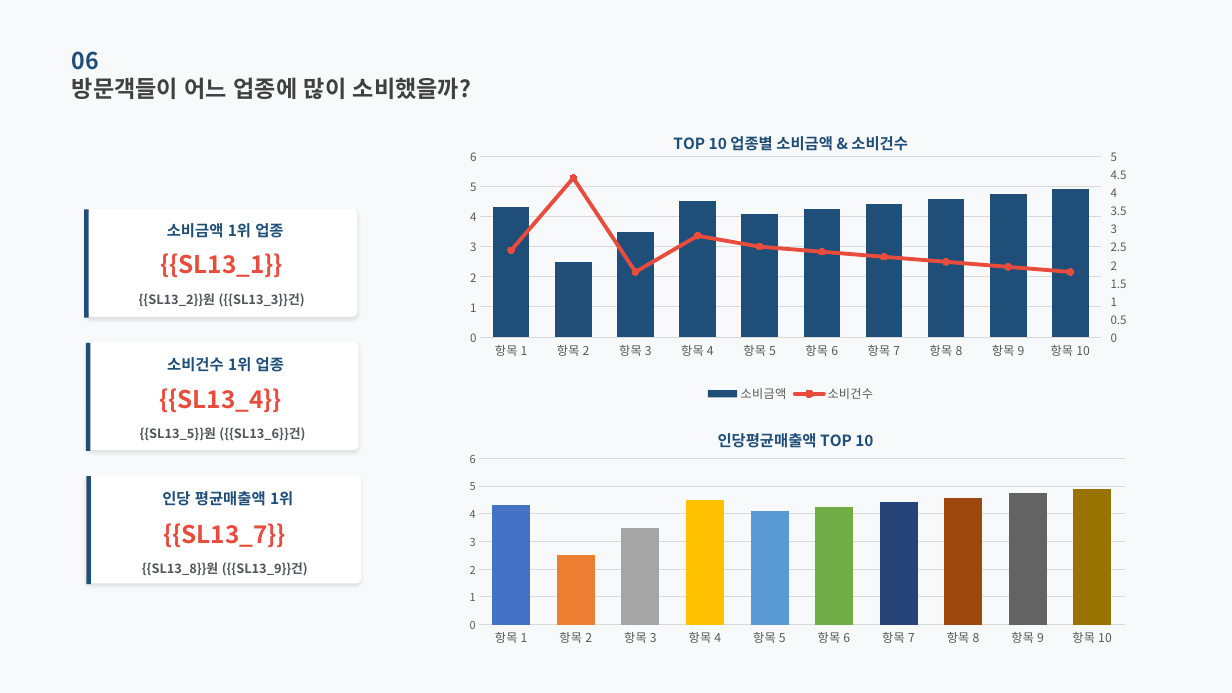
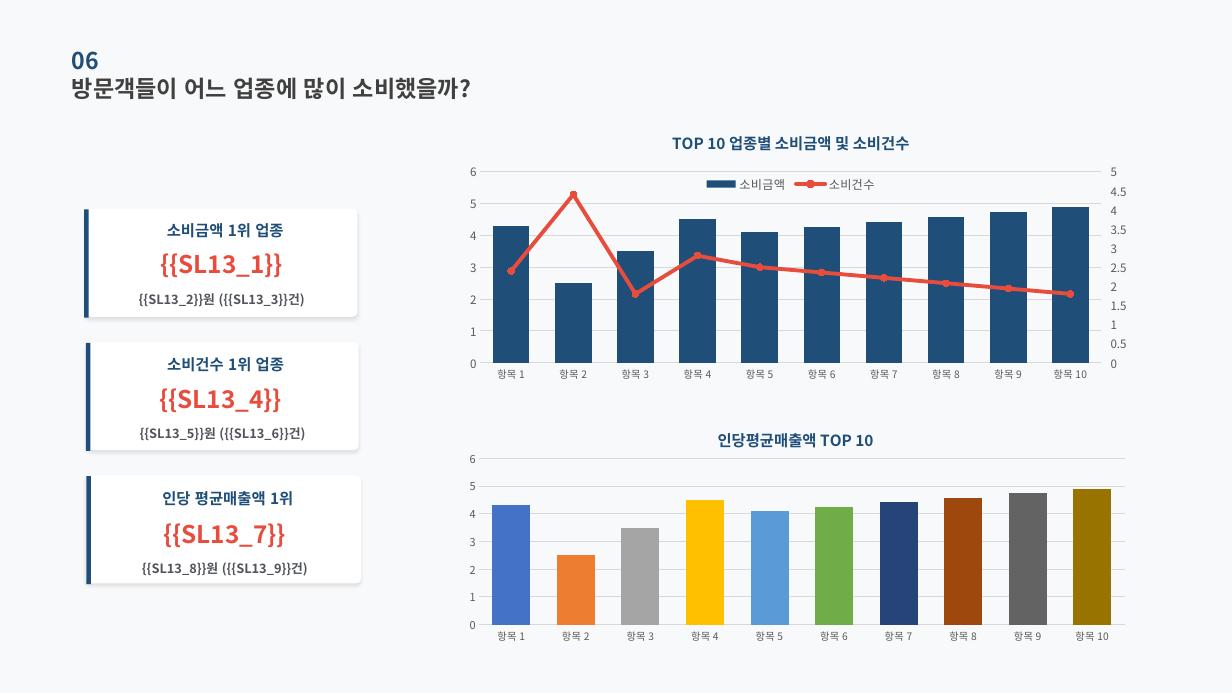
Before and after one commit to roddms/auto-report, a slide deck: slide 13 of template/master.pptx. Drawn at 1232x693 pixels with LibreOffice and Linux fonts; fonts in the diff are those of the drawing. Boxes give left, top, right and bottom in pixels: in the first picture for what was removed or moved away, otherwise in the second. Text is boxed around its words. In the diff, an @@ line names an element or a change of style, - is before the commit and + after.

```diff
--- a/template/master.pptx
+++ b/template/master.pptx
@@ column chart at (453, 116, 1129, 407) @@
@@ title "TOP 10 업종별 소비금액 & 소비건수 " to "TOP 10 업종별 소비금액 및 소비건수 " @@
@@ legend changed @@
@@ category axis changed @@
@@ plot area changed @@
@@ column chart at (453, 414, 1140, 661) @@
@@ category axis changed @@
```
Also in this commit, not shown: 11 other slides changed, 15 other files.
